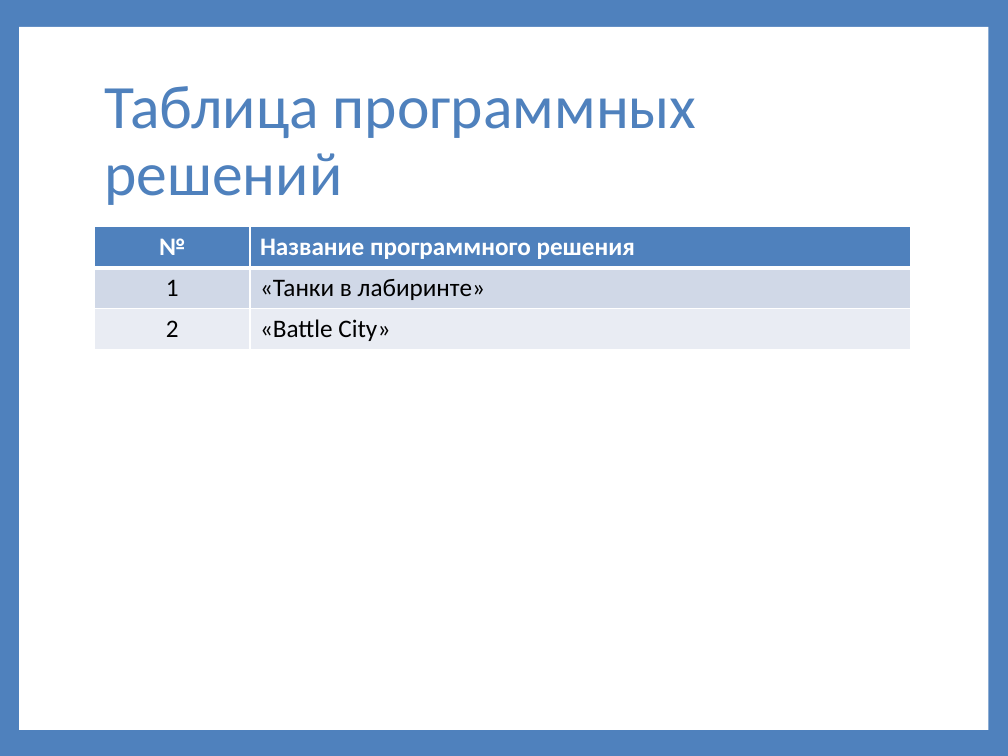
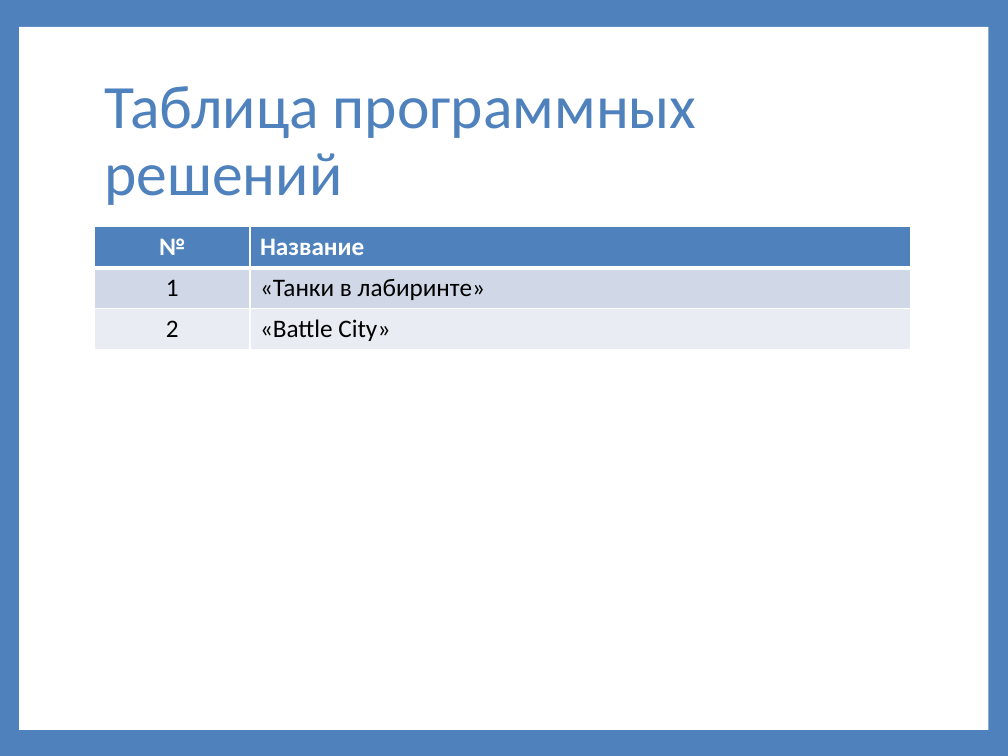
Before and after one commit to prog-kkkmt/pdp-p2-16, a slide deck: slide 6 of Презентация Братцев.pptx. Drawn at 1008x756 pixels with LibreOffice and Linux fonts; fonts in the diff are those of the drawing. Boxes give left, top, right and bottom in pixels: in the first picture for what was removed or moved away, otherwise in the second. Text is boxed around its words. In the diff, an @@ line names an element or a change of style, - is before the commit and + after.

```diff
--- a/Презентация Братцев.pptx
+++ b/Презентация Братцев.pptx
@@ table at (x1=95, y1=227, x2=910, y2=350) @@
-row 1, column 2: Название программного решения
+row 1, column 2: Название
```
Also in this commit, not shown: 1 other slide changed, 1 other file.
